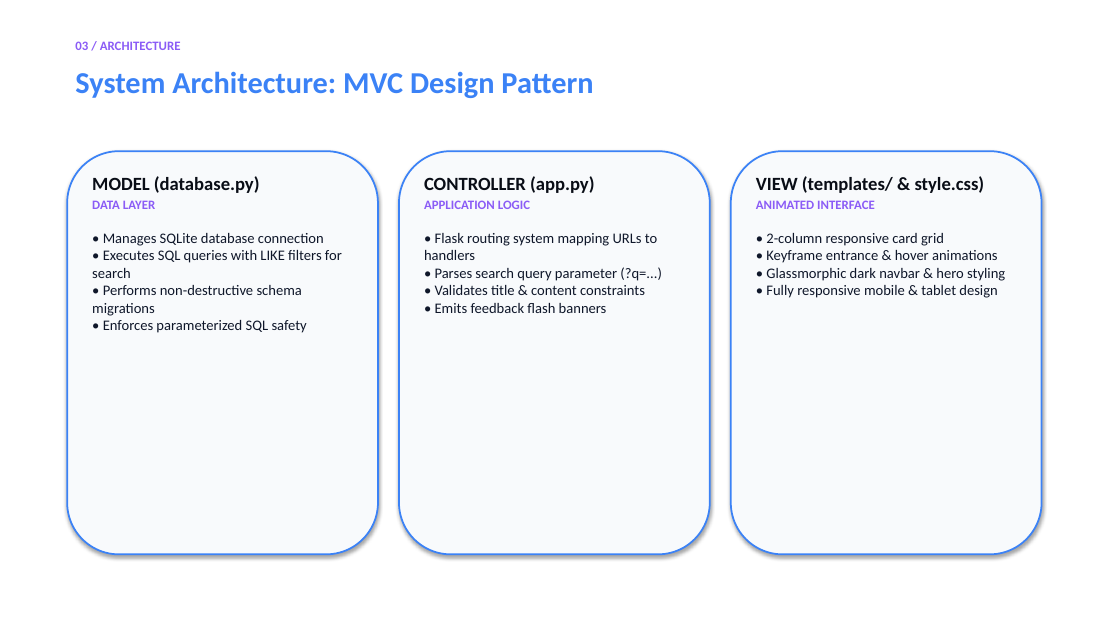
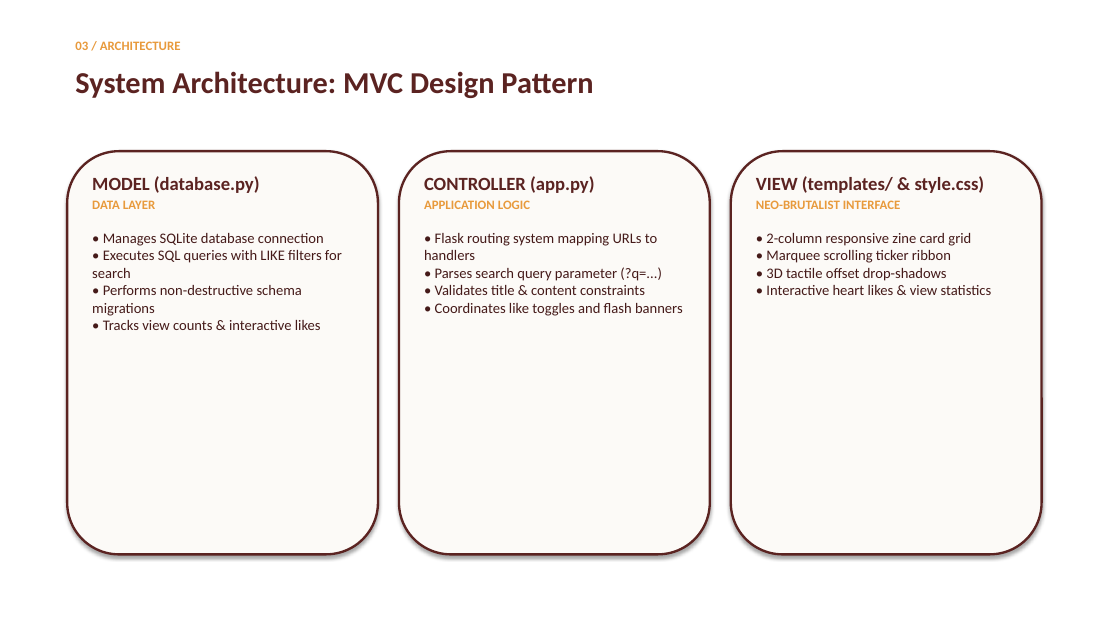
Before and after one commit to Ryzen2310/Blog, a slide deck: slide 4 of Blog project/presentation.pptx. Drawn at 1120x630 pixels with LibreOffice and Linux fonts; fonts in the diff are those of the drawing. Boxes give left, top, right and bottom in pixels: in the first picture for what was removed or moved away, otherwise in the second. Text is boxed around its words. In the diff, an @@ line names an element or a change of style, - is before the commit and + after.

```diff
--- a/Blog project/presentation.pptx
+++ b/Blog project/presentation.pptx
@@ text "03 / ARCHITECTURE" at [75, 41, 181, 50]: text colour #8B5CF6 to #E89A3C @@
@@ text "System Architecture: MVC Design Pattern" at [75, 71, 593, 98]: text colour #3B82F6 to #5B2321 @@
@@ text at [92, 176, 260, 209]: text colour #090D16 to #5B2321 in "MODEL (database.py)"; text colour #8B5CF6 to #E89A3C in "DATA LAYER" @@
@@ text at [424, 176, 594, 209]: text colour #090D16 to #5B2321 in "CONTROLLER (app.py)"; text colour #8B5CF6 to #E89A3C in "APPLICATION LOGIC" @@
@@ fill #F8FAFC to #FCFAF7; outline #3B82F6 1.5 pt to #5B2321 2 pt in 3 elements at [67, 151, 378, 555], [399, 151, 710, 555], [731, 151, 1042, 555] @@
@@ text at [756, 176, 985, 193]: text colour #090D16 to #5B2321 in "VIEW (templates/ & style.css)" @@
@@ text at [756, 200, 992, 295]: text changed; text colour #0F172A to #451A19 @@
-ANIMATED INTERFACE
-• 2-column responsive card grid
-• Keyframe entrance & hover animations
-• Glassmorphic dark navbar & hero styling
-• Fully responsive mobile & tablet design
+NEO-BRUTALIST INTERFACE
+• 2-column responsive zine card grid
+• Marquee scrolling ticker ribbon
+• 3D tactile offset drop-shadows
+• Interactive heart likes & view statistics
@@ text at [92, 233, 342, 330]: text changed; text colour #0F172A to #451A19 @@
-• Manages SQLite database connection
-• Executes SQL queries with LIKE filters for search
-• Performs non-destructive schema migrations
-• Enforces parameterized SQL safety
+• Manages SQLite database connection
+• Executes SQL queries with LIKE filters for search
+• Performs non-destructive schema migrations
+• Tracks view counts & interactive likes
@@ text at [424, 233, 683, 316]: text changed; text colour #0F172A to #451A19 @@
-• Flask routing system mapping URLs to handlers
-• Parses search query parameter (?q=...)
-• Validates title & content constraints
-• Emits feedback flash banners
+• Flask routing system mapping URLs to handlers
+• Parses search query parameter (?q=...)
+• Validates title & content constraints
+• Coordinates like toggles and flash banners
```
Also in this commit, not shown: 9 other slides changed, 17 other files.
